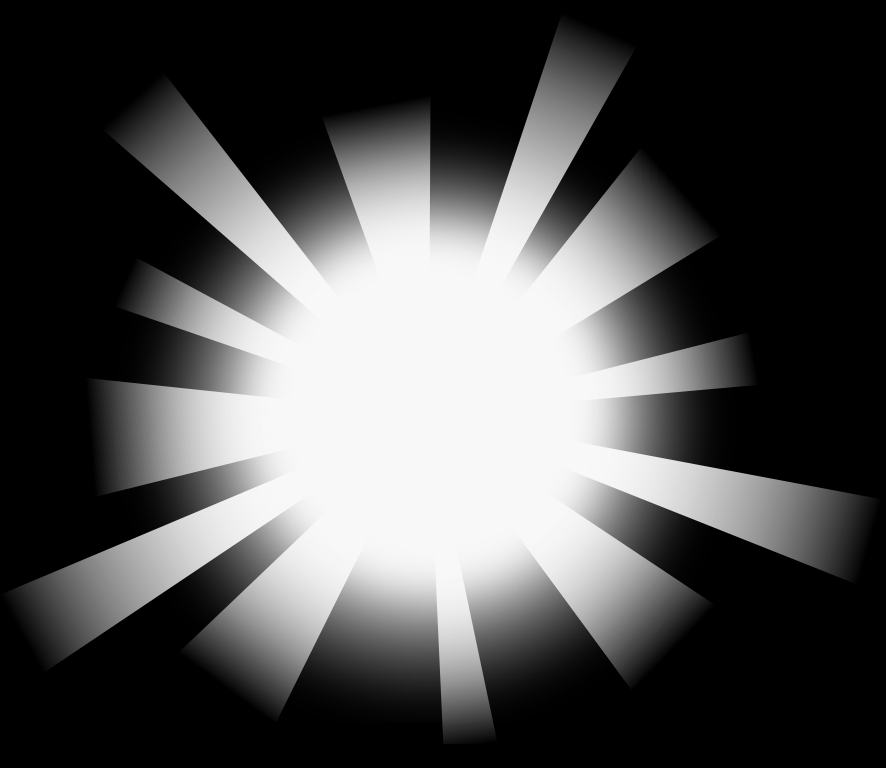
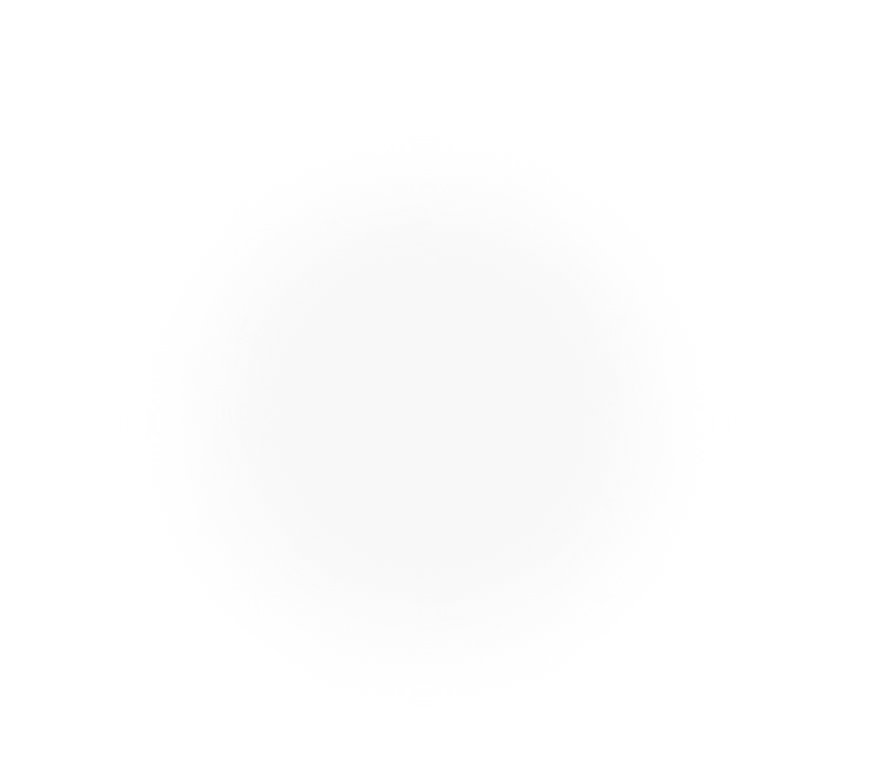
Two versions of the same layered image (886x768). Layer-by-layer changes:
hid "Capa 0" over [0, 0, 886, 768]
